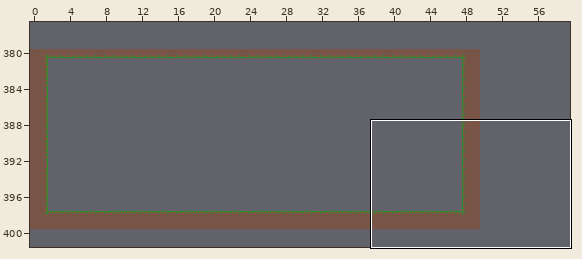
Two states of a Tiled map, assets/jojo/levels/level3.tmx. Above: a wide view before the commit, with the close-up outlined.
Close-up. First the earlier version:
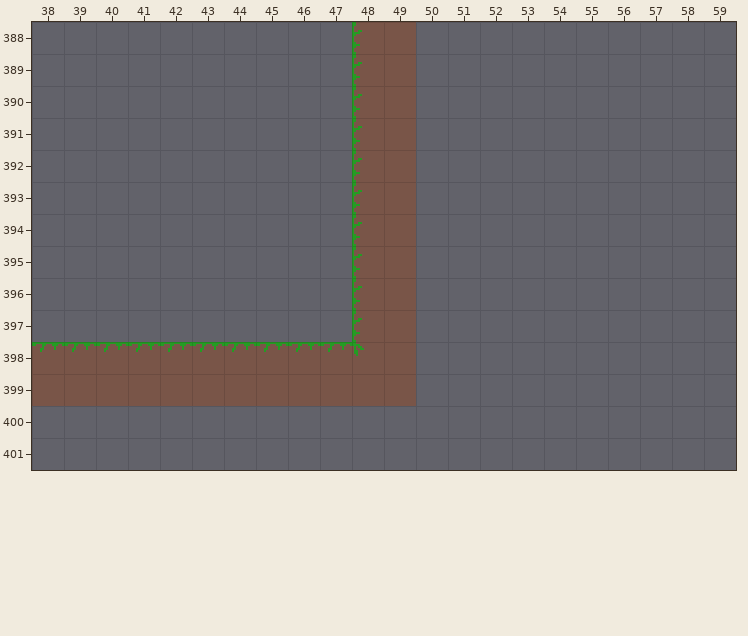
Cells are 16x16 px. Shown: x 38..59, y 388..401. The commit also changed other parts of the map, which this record leaves out. The old version is drawn lined up with the new one.
Now the later version:
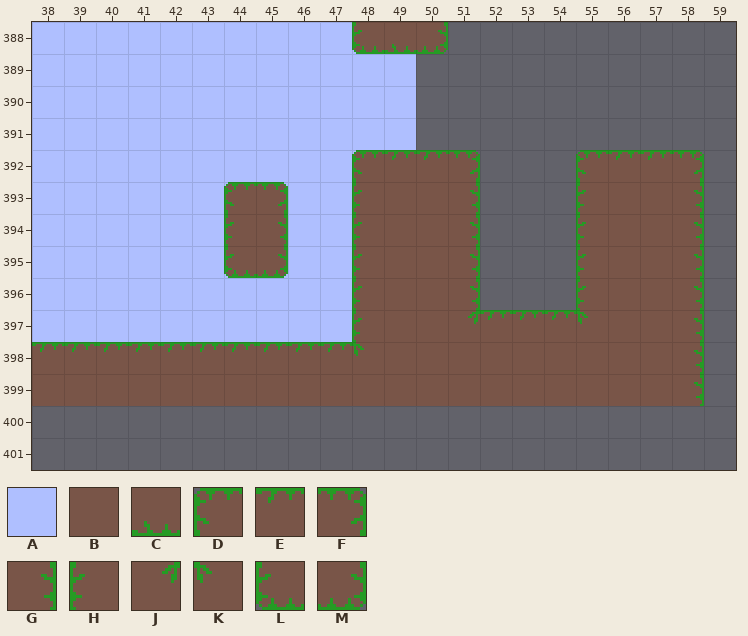
Key: from "tiles": A 0, B 10, C 26, D 28, E 29, F 30, G 33, H 35, J 41, K 43, L 44, M 46.
_ is an empty cell.
Tiles of an added or newly shown layer are drawn over the layers below it.
From old to new:
map size 50x20 -> 500x400 cells (old content now starts at 0,380; both pictures use the new coordinates)
Layer "bg" (now shown):
The edit adds tile A in row 388 at x 38 to 48; in rows 389 to 391 at x 38 to 49; in row 392 at x 38 to 48; in row 393 at x 38 to 47; in row 394 at x 38 to 43 and 46 to 47; in rows 395 to 397 at x 38 to 47.
Layer "collision":
The edit adds tile B in rows 393 to 397 at x 50 and 56 to 57; in rows 398 to 399 at x 50 to 57.
Tile B gives way to tile C in row 388 at x 49.
Tile H gives way to tile D in row 392 at x 48.
The edit adds tile D in row 392 at x 55; in row 393 at x 44.
Tile B gives way to tile E in row 392 at x 49.
The edit adds tile E in row 392 at x 50 and 56 to 57; in row 397 at x 52 to 54.
The edit adds tile F in row 392 at x 51 and 58; in row 393 at x 45.
The edit adds tile G in row 393 at x 51 and 58; in row 394 at x 45, 51 and 58; in rows 395 to 396 at x 51 and 58; in rows 397 to 399 at x 58.
The edit adds tile H in row 393 at x 55; in row 394 at x 44 and 55; in rows 395 to 396 at x 55.
The edit adds tile J in row 397 at x 51.
The edit adds tile K in row 397 at x 55.
Tile H gives way to tile L in row 388 at x 48.
The edit adds tile L in row 395 at x 44.
The edit adds tile M in row 388 at x 50; in row 395 at x 45.
Tile B is gone in rows 389 to 391 at x 49.
Tile H is gone in rows 389 to 391 at x 48.
